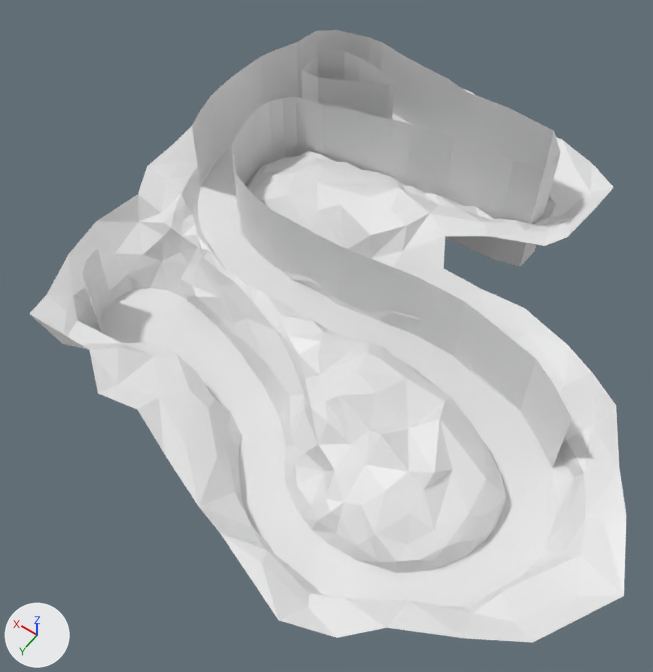
Before and after pictures for a commit that changed the Blender file Assets/Assets/water.blend.
The view is the same before and after, from a 50 mm lens placed at (-52.5, 124.3, 121.1), pointed at (6.1, 42.2, -7.9). The axes (+X, +Y, +Z) are drawn at lower left. The lights are the same throughout. Objects named as collision shapes, trigger or cutter boxes, shadow casters or lower levels of detail are left out.

Objects in the first picture: 'ColMesh1', 'ColMesh1.001', 'ColMesh2', 'ColMesh3', 'ColMesh3.001', 'ColMesh3.002', 'ColMesh4', 'ColMesh4.001', 'ColMesh4.002', 'ColMesh4.003', 'Land', 'Water'.
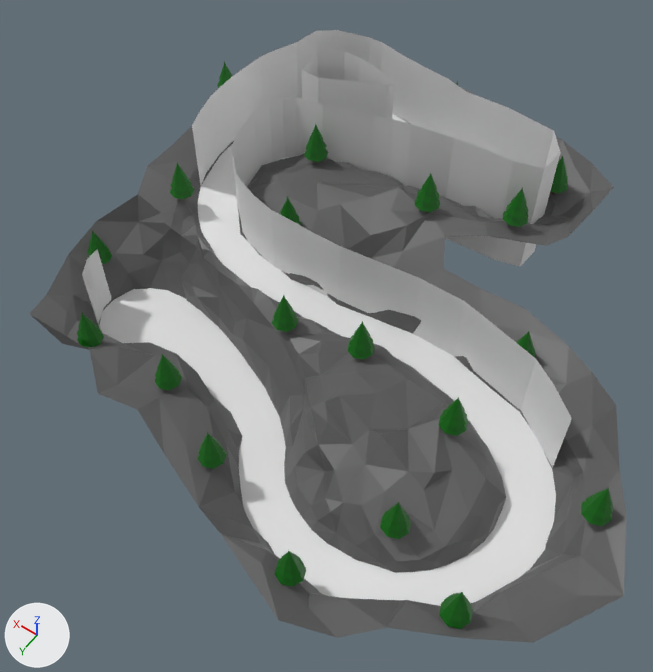
Location of each change, (x1, y1, x2, y2) in pixels of the pictures (653 x 672 px):
'Land', recoloured (white to grey)
    both: (30, 89, 626, 643)
'Trees', added (green)
    after: (77, 61, 613, 629)

Edits to the bpy script that builds the scene:
```text
Change me_plane_001:
    where me_plane_001.from_pydata(...)  # 585 vertices, 951 faces, 4 loose edges; spans x -57.6..58.4, y -19.4..89.3, z -18.0..7.5
    add me_plane_001.materials.append(mat_material_044)  # dark grey #5c5c5c
Add ob_trees:
    ob_trees = bpy.data.objects.new('Trees', me_circle)  # 1606 vertices, 1584 faces; spans x -79.9..28.8, y -29.5..70.2, z -12.9..11.8; in mat_material (dark green #006603), mat_material_001 (brown #69280e), mat_material_002 (dark green #006603), mat_material_003 (brown #69280e), mat_material_004 (dark green #006603), mat_material_005 (brown #69280e), mat_material_006 (dark green #006603), mat_material_007 (brown #69280e), mat_material_008 (dark green #006603), mat_material_009 (brown #69280e), mat_material_010 (dark green #006603), mat_material_011 (brown #69280e), mat_material_012 (dark green #006603), mat_material_013 (brown #69280e), mat_material_014 (dark green #006603), mat_material_015 (brown #69280e), mat_material_016 (dark green #006603), mat_material_017 (brown #69280e), mat_material_018 (dark green #006603), mat_material_019 (brown #69280e), mat_material_020 (dark green #006603), mat_material_021 (brown #69280e), mat_material_022 (dark green #006603), mat_material_023 (brown #69280e), mat_material_024 (dark green #006603), mat_material_025 (brown #69280e), mat_material_026 (dark green #006603), mat_material_027 (brown #69280e), mat_material_028 (dark green #006603), mat_material_029 (brown #69280e), mat_material_030 (dark green #006603), mat_material_031 (brown #69280e), mat_material_032 (dark green #006603), mat_material_033 (brown #69280e), mat_material_034 (dark green #006603), mat_material_035 (brown #69280e), mat_material_036 (dark green #006603), mat_material_037 (brown #69280e), mat_material_038 (dark green #006603), mat_material_039 (brown #69280e), mat_material_040 (dark green #006603), mat_material_041 (brown #69280e), mat_material_042 (dark green #006603), mat_material_043 (brown #69280e)
    ob_trees.location = (28.6, 14.2, 1.8)
```
